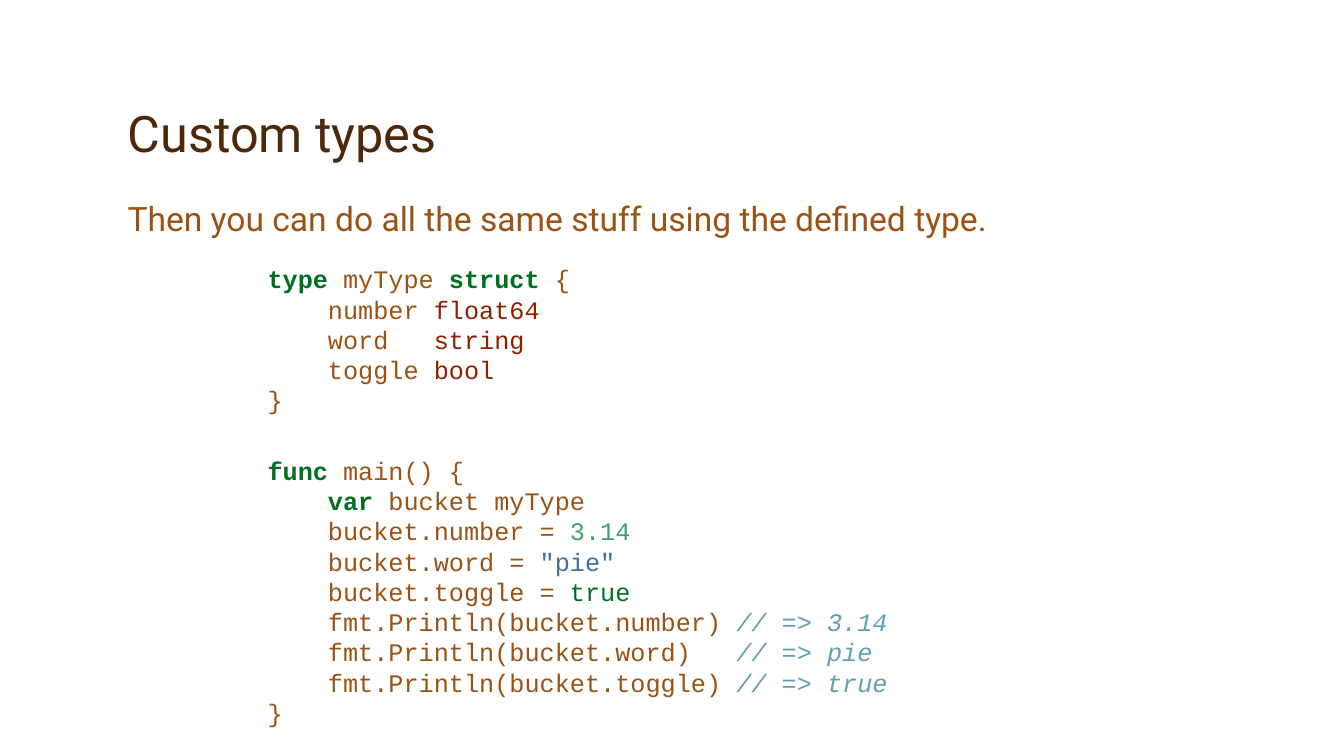
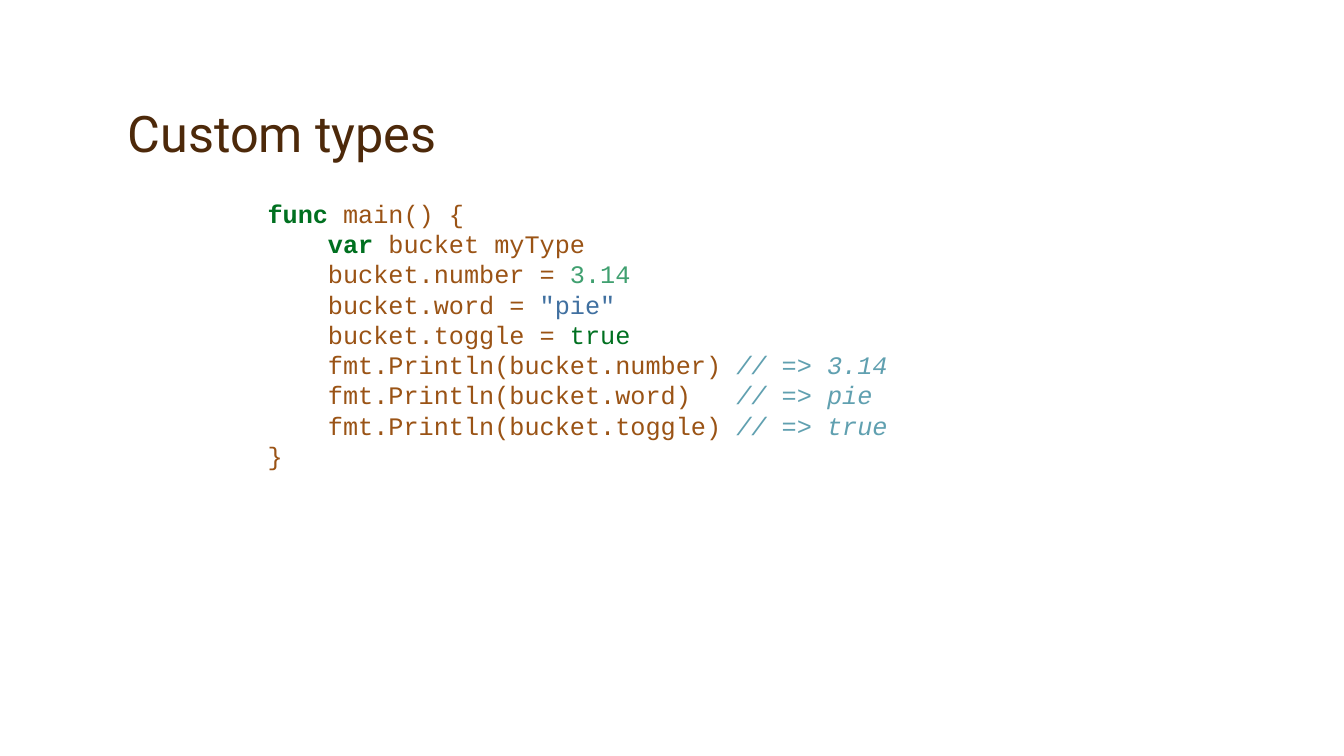
Before and after one commit to jaymcgavren/presentations, a slide deck: slide 72 of go/phillyete/2019/golang_phillyete_2019.pptx (slide 77 before the commit). Drawn at 1344x756 pixels with LibreOffice and Linux fonts; fonts in the diff are those of the drawing; background and template pictures are left out. Boxes give left, top, right and bottom in pixels: in the first picture for what was removed or moved away, otherwise in the second. Text is boxed around its words. In the diff, an @@ line names an element or a change of style, - is before the commit and + after.

```diff
--- a/go/phillyete/2019/golang_phillyete_2019.pptx
+++ b/go/phillyete/2019/golang_phillyete_2019.pptx
@@ text at box(268, 204, 887, 441): text changed @@
-Then you can do all the same stuff using the defined type.
-type myType struct {
-number float64
-word string
-toggle bool
-}
-func main() {
-var bucket myType
-bucket.number = 3.14
-bucket.word = "pie"
-bucket.toggle = true
-fmt.Println(bucket.number) // => 3.14
-fmt.Println(bucket.word) // => pie
-fmt.Println(bucket.toggle) // => true
-}
+func main() {
+var bucket myType
+bucket.number = 3.14
+bucket.word = "pie"
+bucket.toggle = true
+fmt.Println(bucket.number) // => 3.14
+fmt.Println(bucket.word) // => pie
+fmt.Println(bucket.toggle) // => true
+}
```
Also in this commit, not shown: 35 other slides changed, 38 slides added, 32 slides removed.
